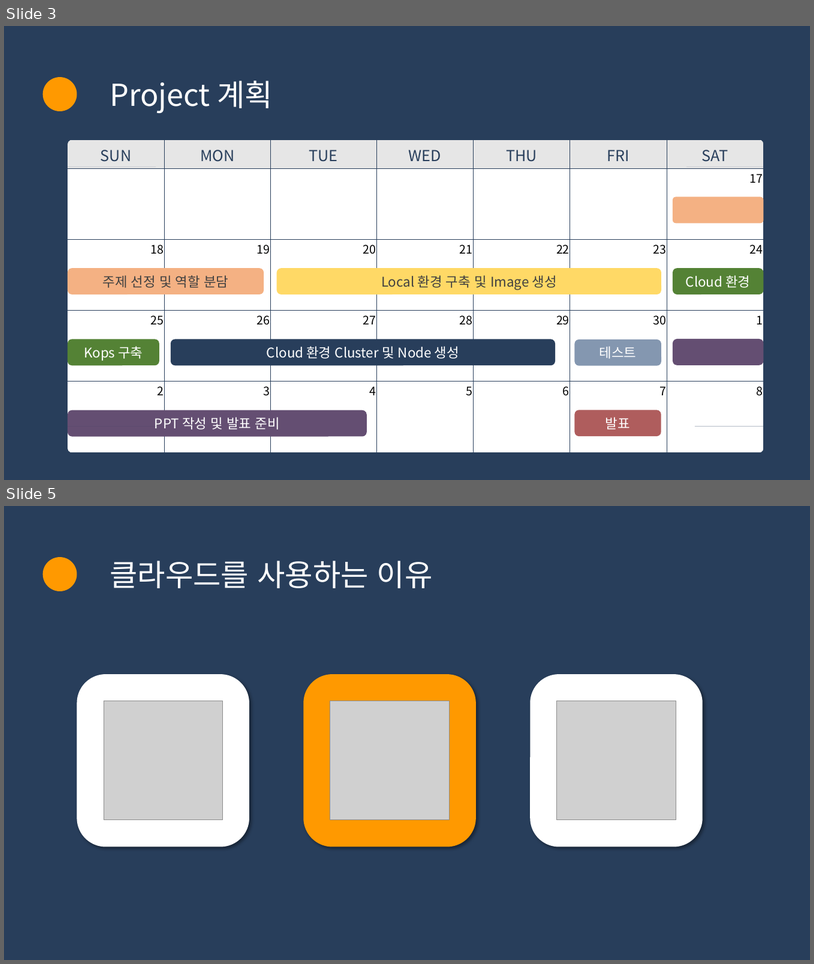
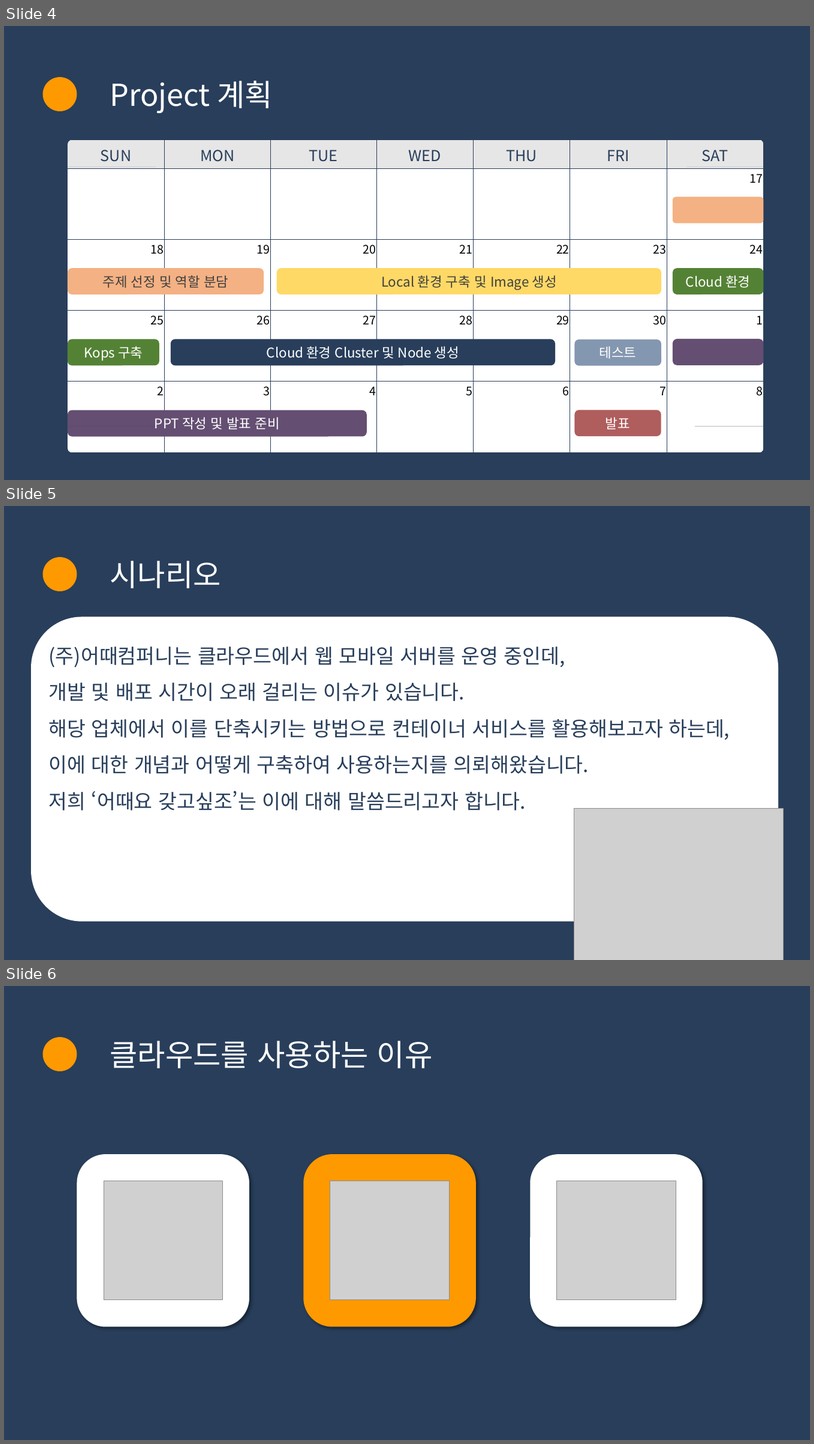
Before and after one commit to SK9604/Ansible, a slide deck: project/group/어때요 갖고싶조.ppsx. Shown one above the other, each under a label of ours: slides 3 and 5 before the commit, slides 4, 5 and 6 after it; the slides between them are not shown. The pictures are 814x964 and 814x1444 pixels, drawn with LibreOffice and Linux fonts; fonts in the diff are those of the drawing; grey boxes stand for pictures. Boxes give left, top, right and bottom in pixels: in the first picture for what was removed or moved away, otherwise in the second. Text is boxed around its words. In the diff, an @@ line names an element or a change of style, - is before the commit and + after.

```diff
--- a/project/group/어때요 갖고싶조.ppsx
+++ b/project/group/어때요 갖고싶조.ppsx
@@ slide 5 added at (4,506,810,960), background #283E5B @@
@@ ellipse added at (43,557,77,591), fill #FF9900 @@
@@ text added at (110,561,221,588), 36 pt, text #FFFFFF @@
+시나리오
@@ rounded rectangle added at (31,617,779,921), fill #FFFFFF @@
@@ text added at (49,646,730,810), 24 pt, text #283E5B @@
+(주)어때컴퍼니는 클라우드에서 웹 모바일 서버를 운영 중인데,
+개발 및 배포 시간이 오래 걸리는 이슈가 있습니다.
+해당 업체에서 이를 단축시키는 방법으로 컨테이너 서비스를 활용해보고자 하는데,
+이에 대한 개념과 어떻게 구축하여 사용하는지를 의뢰해왔습니다.
+저희 ‘어때요 갖고싶조’는 이에 대해 말씀드리고자 합니다.
@@ picture added at (575,808,784,960) @@
@@ what was slide 3 is now slide 4 @@
@@ what was slide 5 is now slide 6 @@
```
Also in this commit, not shown: 4 slides changed, 9 other slides added, 9 slides removed.
